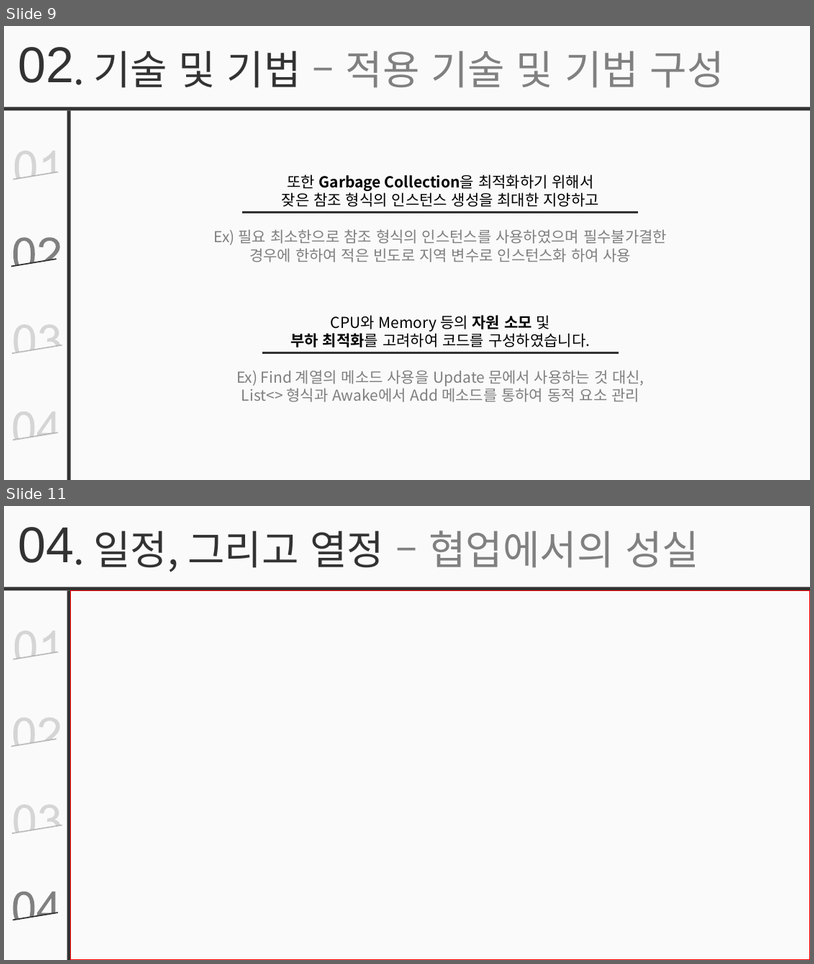
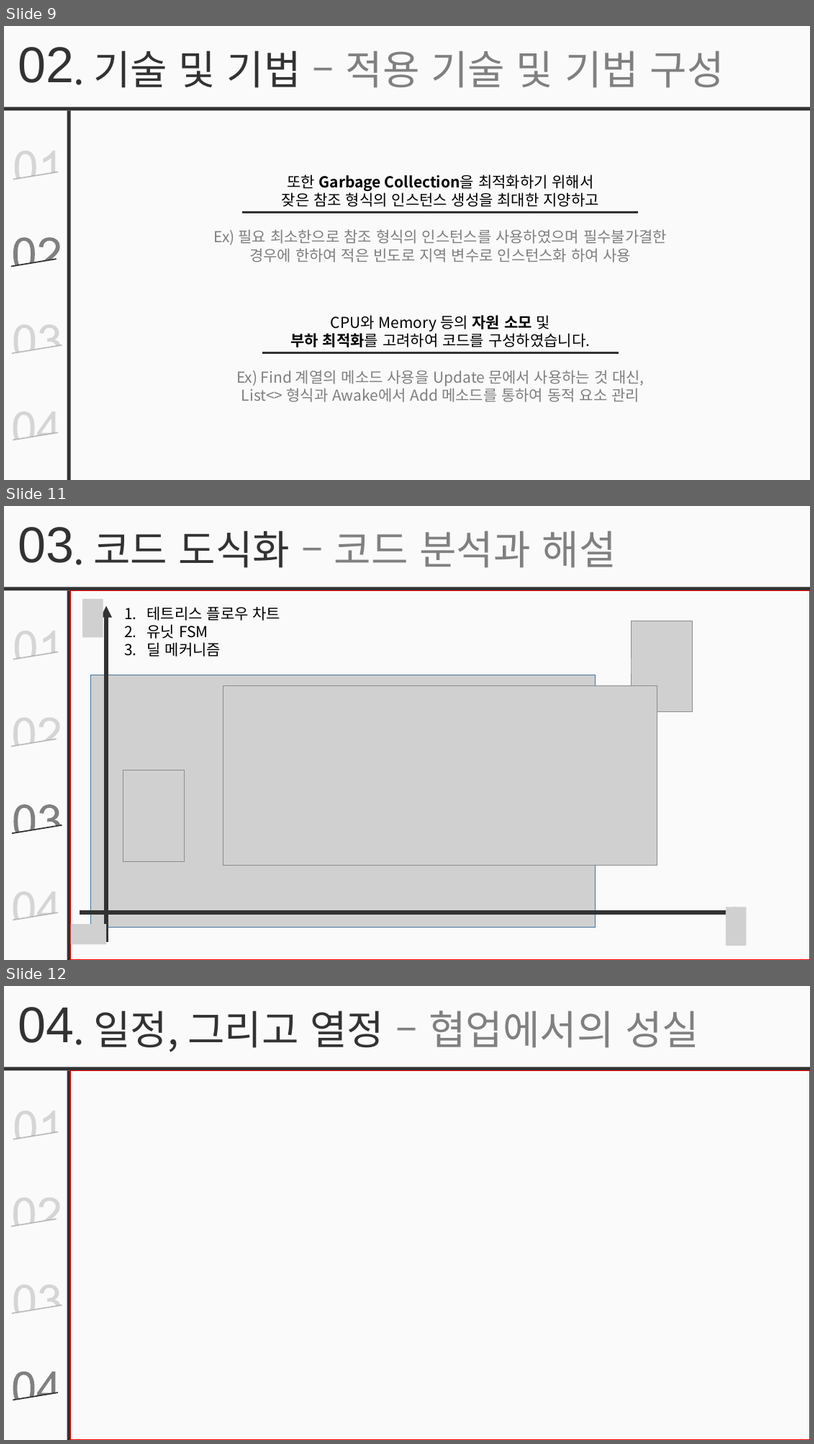
Before and after one commit to simplex3510/GeoStrike, a slide deck: 포트폴리오.pptx. Shown one above the other, each under a label of ours: slides 9 and 11 before the commit, slides 9, 11 and 12 after it; the slides between them are not shown. The pictures are 814x964 and 814x1444 pixels, drawn with LibreOffice and Linux fonts; fonts in the diff are those of the drawing; grey boxes stand for pictures. Boxes give left, top, right and bottom in pixels: in the first picture for what was removed or moved away, otherwise in the second. Text is boxed around its words. In the diff, an @@ line names an element or a change of style, - is before the commit and + after.

```diff
--- a/포트폴리오.pptx
+++ b/포트폴리오.pptx
@@ slide 11 added at box(4, 506, 810, 960), background #FFFFFF; not listed: 1 template element that a slide beside it also shows @@
@@ text added at box(18, 527, 74, 563), 60 pt, text #323232 @@
+03
@@ text added at box(93, 530, 617, 568), 48 pt, text #808080 @@
+. 코드 도식화 – 코드 분석과 해설
@@ rectangle added at box(4, 587, 810, 590), fill #323232 @@
@@ rectangle added at box(67, 591, 70, 960), fill #323232 @@
@@ rectangle added at box(70, 591, 810, 960), outline #FF0000 1 pt @@
@@ picture added at box(82, 599, 103, 637) @@
@@ arrow added from (106, 942) to (106, 606), #323232 4.5 pt @@
@@ text added at box(147, 606, 281, 656), 18 pt, text #000000 @@
+1. 테트리스 플로우 차트
+2. 유닛 FSM
+3. 딜 메커니즘
@@ freeform shape added at box(15, 631, 55, 659), fill #808080 at 30% opacity @@
@@ picture added at box(632, 620, 692, 711) @@
@@ picture added at box(633, 628, 658, 644) @@
@@ line added from (13, 659) to (59, 651), #323232 1.5 pt @@
@@ picture added at box(91, 674, 596, 927) @@
@@ picture added at box(632, 659, 657, 674) @@
@@ picture added at box(661, 659, 687, 674) @@
@@ picture added at box(224, 686, 658, 865) @@
@@ picture added at box(659, 687, 684, 703) @@
@@ freeform shape added at box(13, 717, 59, 745), fill #808080 at 30% opacity @@
@@ line added from (11, 746) to (57, 739), #323232 1.5 pt @@
@@ picture added at box(124, 770, 184, 861) @@
@@ freeform shape added at box(13, 804, 60, 832), fill #808080 @@
@@ line added from (12, 834) to (62, 825), #323232 1.5 pt @@
@@ freeform shape added at box(13, 891, 55, 919), fill #808080 at 30% opacity @@
@@ line added from (13, 920) to (58, 913), #323232 1.5 pt @@
@@ arrow added from (80, 913) to (747, 913), #323232 4.5 pt @@
@@ picture added at box(726, 907, 747, 946) @@
@@ picture added at box(70, 924, 106, 944) @@
@@ what was slide 11 is now slide 12 @@
```
Also in this commit, not shown: 4 slides changed, 1 other file.
